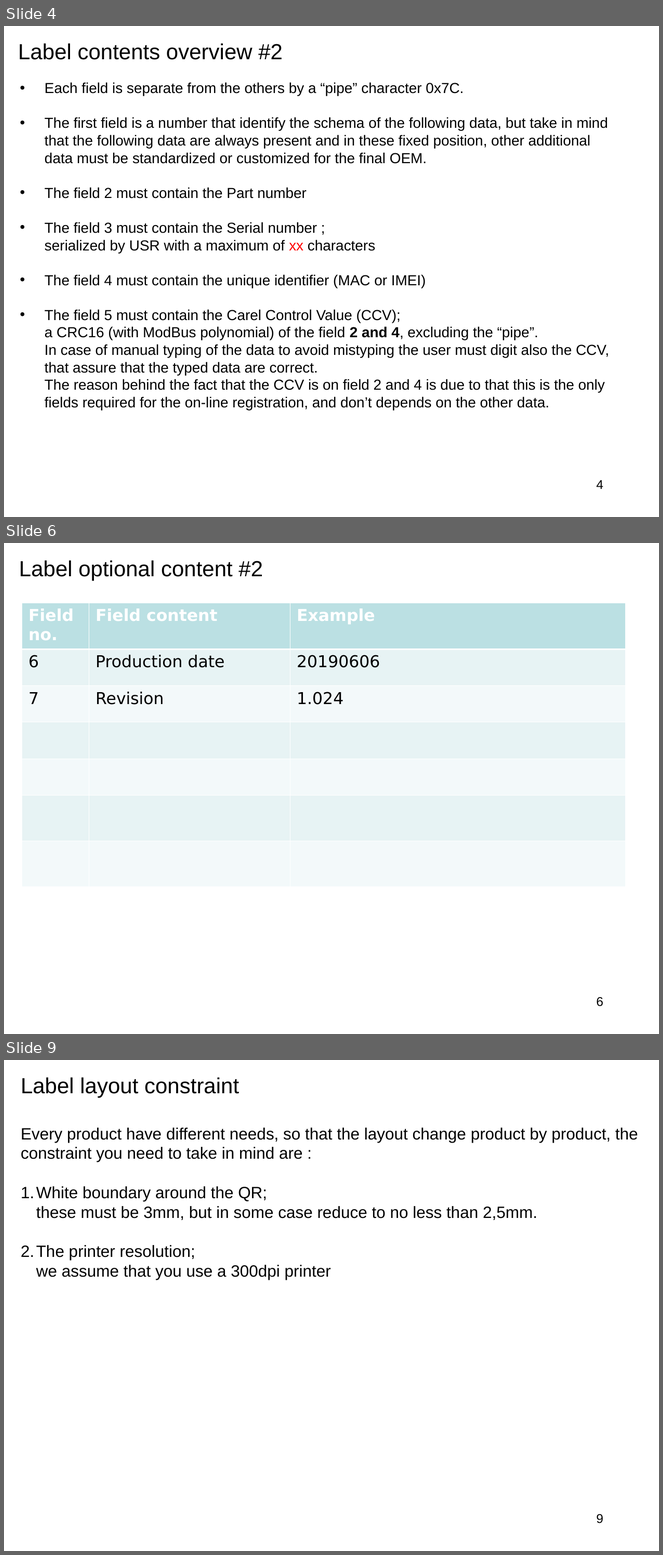
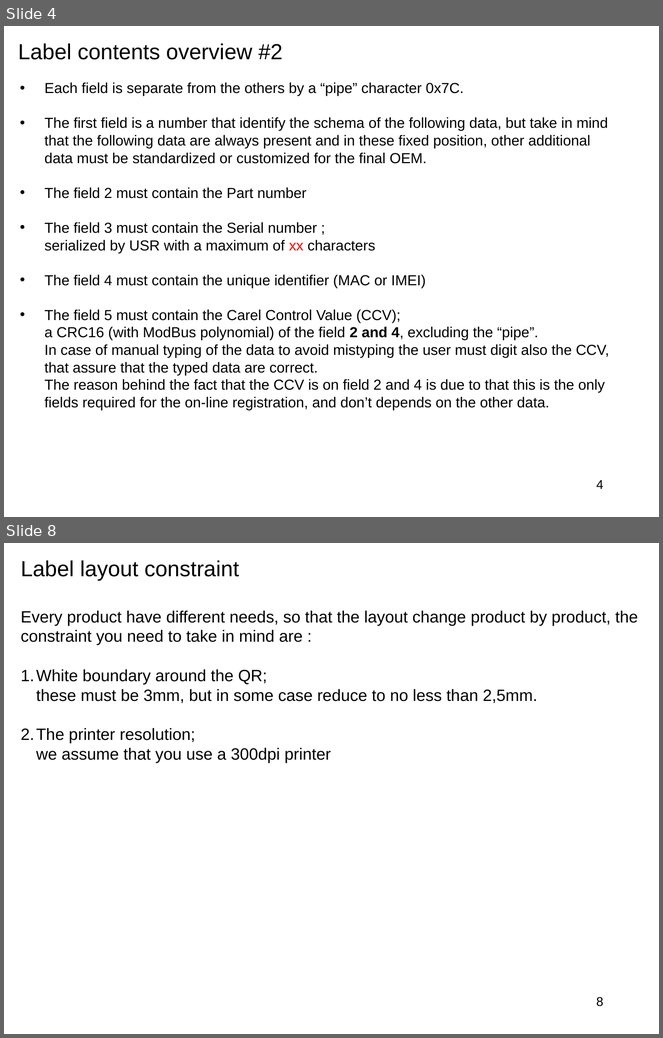
Before and after one commit to accarel/c780_carel_cloud_engine_binary, a slide deck: Documents/specs/GME_Labeling.ppt. Shown one above the other, each under a label of ours: slides 4, 6 and 9 before the commit, slides 4 and 8 after it; the slides between them are not shown. The pictures are 663x1555 and 663x1038 pixels, drawn with LibreOffice and Linux fonts; fonts in the diff are those of the drawing; background and template pictures are left out. Boxes give left, top, right and bottom in pixels: in the first picture for what was removed or moved away, otherwise in the second. Text is boxed around its words. In the diff, an @@ line names an element or a change of style, - is before the commit and + after.

Commit message:
updated with image and example

```diff
--- a/Documents/specs/GME_Labeling.ppt
+++ b/Documents/specs/GME_Labeling.ppt
@@ slide 6 removed at [4,543,659,1034], background #FFFFFF @@
@@ text removed at [19,560,263,580] @@
-Label optional content #2
@@ table removed at [22,603,625,887], 7 rows, 3 columns @@
-Field no. | Field content | Example
-6 | Production date | 20190606
-7 | Revision | 1.024
- |  | 
- |  | 
- |  | 
- |  | 
@@ page number removed at [596,997,604,1007] @@
-6
@@ what was slide 9 is now slide 8 @@
@@ page number at [596,997,604,1007]: text changed @@
-9
+8
```
Also in this commit, not shown: 3 slides changed, 2 slides added, 2 other slides removed, 1 other file.
